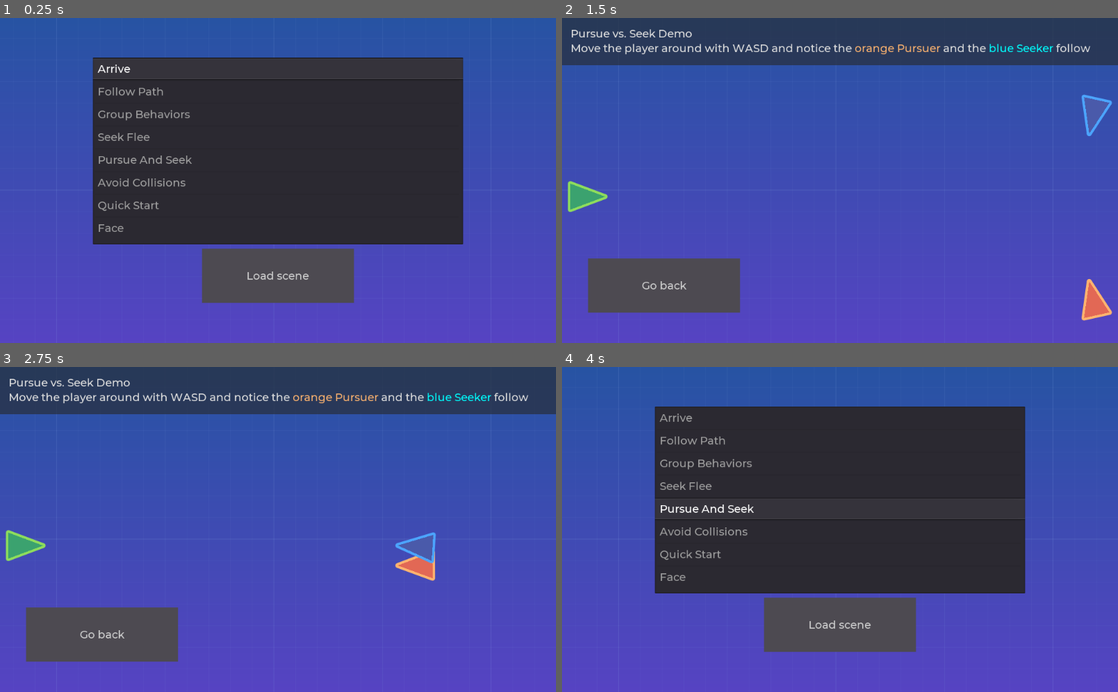
Above: before the commit, frames 1-4 (two rows, left to right).
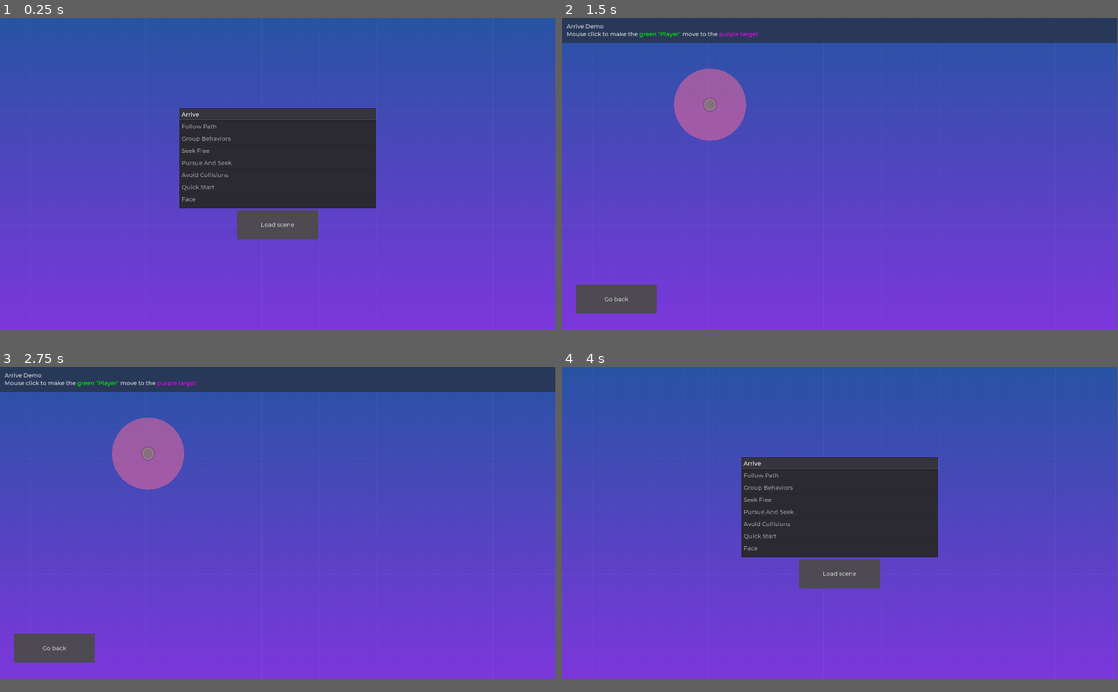
Above: after the commit, the same moments.

Repository: GDQuest/godot-steering-ai-framework
Game: Godot game, scene res://demos/DemoSelector.tscn
Two runs of this game, one before a commit and one after it. Both use one fixed random seed, a clock stepped at 60 frames per second and the inputs below.
Inputs (mouse positions are in pixels of both pictures, inside the frame that each line leads up to):
- Up to frame 1 (0.25 s): no input
- Up to frame 2 (1.5 s): tap Enter at 0.5 s; move the mouse to (962, 164) at 0.52 s; hold D (sf_right) 0.53-1.25 s; click (962, 164) at 0.67 s; click "Load scene" at 1.25 s
- Up to frame 3 (2.75 s): tap Enter at 2 s; drag from (278, 389) to (250, 594) at 2.02 s
- Up to frame 4 (4 s): tap Enter at 2.75 s; move the mouse to (895, 458) at 2.77 s; hold D (sf_right) 2.78-3.5 s; click "Go back" at 3.5 s
In our replay, the window is 800x468 before the commit and 799x449 after it. These sizes can differ from the game's own. Grey fills any space a smaller window leaves; there, only what the larger window draws over its background counts as a difference.

The runs differ from the first frame. In frame 1, 58% of the frame differs, in the area x 0-100%, y 0-96%; in frame 2, 46%; in frame 3, 46%; in frame 4, 58%.

Commit message:
Add F11 to toggle fullscreen
Part of #21

Diff:
--- a/project/demos/Demos.gd
+++ b/project/demos/Demos.gd
@@ -11,6 +11,12 @@
 	button_go_back.connect("pressed", self, "_on_ButtonGoBack_pressed")
 
 
+func _input(event: InputEvent) -> void:
+	if event.is_action_pressed("toggle_fullscreen"):
+		OS.window_fullscreen = not OS.window_fullscreen
+		get_tree().set_input_as_handled()
+
+
 func _on_DemoPickerUI_demo_requested() -> void:
 	demo_player.load_demo(demo_picker.demo_path)
 	demo_picker.hide()
--- a/project/project.godot
+++ b/project/project.godot
@@ -200,6 +200,8 @@
 
 [display]
 
+window/size/width=1920
+window/size/height=1080
 window/size/always_on_top=true
 
 [input]
@@ -228,6 +230,11 @@
 , Object(InputEventJoypadMotion,"resource_local_to_scene":false,"resource_name":"","device":0,"axis":1,"axis_value":1.0,"script":null)
  ]
 }
+toggle_fullscreen={
+"deadzone": 0.5,
+"events": [ Object(InputEventKey,"resource_local_to_scene":false,"resource_name":"","device":0,"alt":false,"shift":false,"control":false,"meta":false,"command":false,"pressed":false,"scancode":16777254,"unicode":0,"echo":false,"script":null)
+ ]
+}
 
 [rendering]
 
